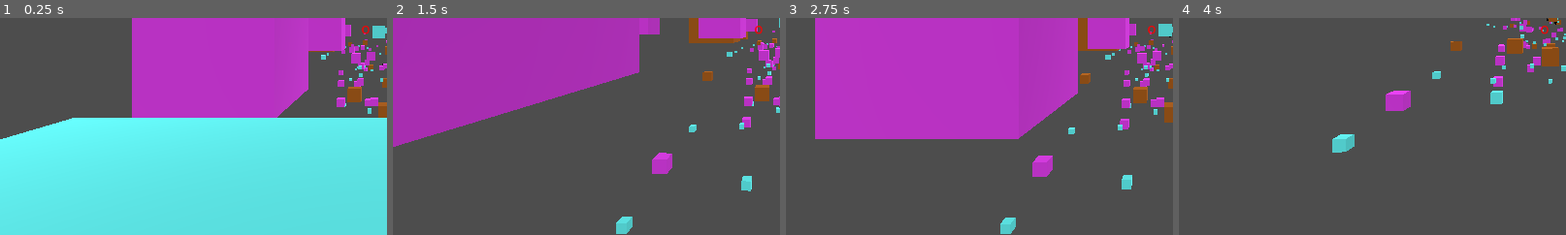
Above: before the commit, frames 1-4 (left to right).
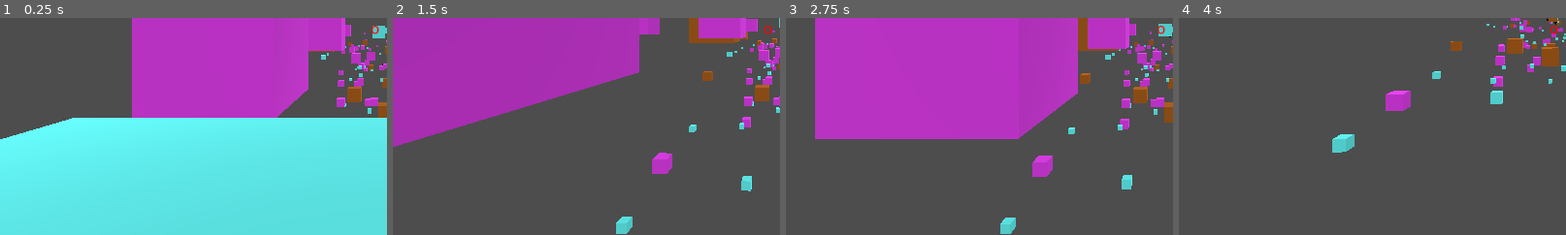
Above: after the commit, the same moments.

Repository: Ben-Bingham/GMTK-2025
Game: Godot game, scene res://main.tscn
Two runs of this game, one before a commit and one after it. Both use one fixed random seed, a clock stepped at 60 frames per second and the inputs below.
Inputs (mouse positions are % of the whole screen's width and height, from its top left):
- Up to frame 1 (0.25 s): no input
- Up to frame 2 (1.5 s): tap Enter at 0.5 s; move the mouse to (55, 50) at 0.52 s; press the mouse at (55, 50) at 0.53 s; hold W (move_forward) from 0.53 s (still down); tap Space (jump) at 0.77 s; move the mouse to (45, 50) at 1.27 s; release the mouse at (45, 50) at 1.28 s; click (45, 50) at 1.35 s
- Up to frame 3 (2.75 s): keep holding W (move_forward); tap Space (jump) at 1.52 s; move the mouse to (52, 48) at 2.02 s; press the mouse at (52, 48) at 2.03 s; tap R at 2.1 s
- Up to frame 4 (4 s): keep holding W (move_forward); move the mouse to (49, 52) at 2.77 s; release the mouse at (49, 52) at 2.78 s; click (49, 52) at 2.85 s; tap Space (jump) at 3.02, 3.77 s; move the mouse to (57, 51) at 3.52 s; press the mouse at (57, 51) at 3.53 s
The pictures show only the part of the screen within x 2-52%, y 47-97%; the shares and areas given below are measured in that part.

The runs differ from the first frame. In frame 1, 0.1% of the frame differs, in the area x 93-98%, y 3-8%; in frame 2, 0.1%; in frame 3, 0.1%; in frame 4, 0.1%.

Commit message:
Updgrade movement

Diff:
--- a/main.tscn
+++ b/main.tscn
@@ -80,9 +80,9 @@
 anchor_top = 0.5
 anchor_right = 0.5
 anchor_bottom = 0.5
-offset_left = -20.0
+offset_left = -6.5
 offset_top = -11.5
-offset_right = 20.0
+offset_right = 6.5
 offset_bottom = 11.5
 grow_horizontal = 2
 grow_vertical = 2
--- a/player.gd
+++ b/player.gd
@@ -19,6 +19,10 @@
 var state = State.FALLING;
 
 var grapplePoint = Vector3();
+var arcDistance = 0.0;
+var initRight = Vector3();
+
+var lastVelocity = velocity;
 
 signal can_swing;
 signal cannot_swing;
@@ -129,6 +133,14 @@
 			velocity.y = vy;
 
 		State.GRAPPLING:
+			if arcDistance == 0.0:
+				arcDistance = (grapplePoint - global_position).length();
+			if initRight == Vector3():
+				initRight = forward;
+
+			var targetPos = (grapplePoint - global_position).normalized();
+			var directionOfTravel = initRight.cross(targetPos);
+
 			if (grapplePoint - finishSphere.global_position).length() < 11.0:
 				finish.emit();
 
@@ -143,16 +155,17 @@
 			else:
 				cannot_swing.emit();
 
-			var distanceToGrapple = grapplePoint - global_position;
-			var accel = distanceToGrapple.normalized() * grappleAccel * dt;
+			var velLength = velocity.length();
 
-			if accel.length() < 0.5:
-				accel = Vector3();
+			velocity = directionOfTravel.normalized() * velLength;
 
-			velocity += accel;
+			velocity.y -= gravity * dt;
 
 			if Input.is_action_just_released("grapple"):
 				state = State.FALLING;
 				stop_grapple.emit();
+				arcDistance = 0.0;
+				initRight = Vector3();
 
+	lastVelocity = velocity
 	move_and_slide();
